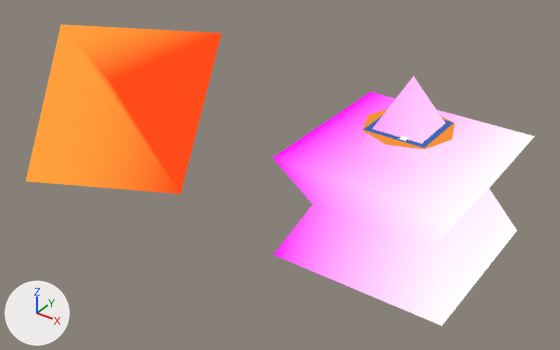
An edit to the Blender file index_files/icons.blend, drawn before and after from the same camera.
One viewpoint serves both versions: a 50 mm camera at (8.62, -7.81, 5.23) aimed at (2.98, 0.14, -0.43). Lighting does not change. The marker at lower left points along +X, +Y and +Z.

In view in the first picture: 'Blogspot', 'Facebook', 'Hebrew', 'Russian'.
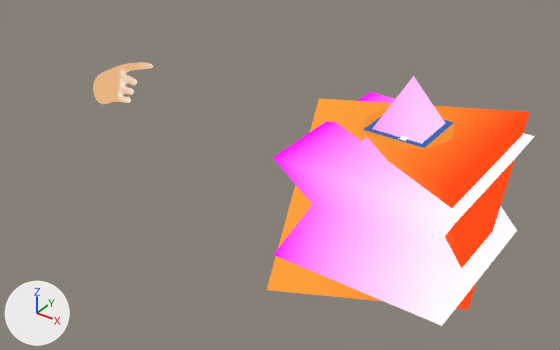
Where the newer file only moved an object's origin or applied its transform, the numbers keep the older frame.

The change, as a list of edits to the scene's bpy script:
```text
Change me_plane:
    where me_plane.from_pydata(...)  # 53 vertices, 55 faces; spans x -0.63..0.58, y -0.99..1.08, z 0.0..0.53
    used by ob_memo; location = (5.0, 0.0, 0.0); scale = (0.42, 0.42, 0.961)
    me_plane part 1: the whole mesh is multiplied about its middle by the matrix ((-0.376, 0.996, -1.686), (0.277, 0.709, 2.561), (0.578, 0.059, -0.448)), then moved by (-11.71, 0.03, 0.04)
Change ob_russian:
    ob_russian.location: (0.0, 0.0, 0.0) -> (5.0, 0.0, 0.0)
```

What differs and where, as boxes (x1, y1, x2, y2) in the pictures (560 x 350 px; the box of a moved part takes in the faces that stretch with it):
'Russian', moved
    before: (26, 24, 221, 194)
    after: (267, 98, 530, 310)
part 1 of me_plane, moved or reshaped (not visible before)
    after: (93, 62, 153, 104)
